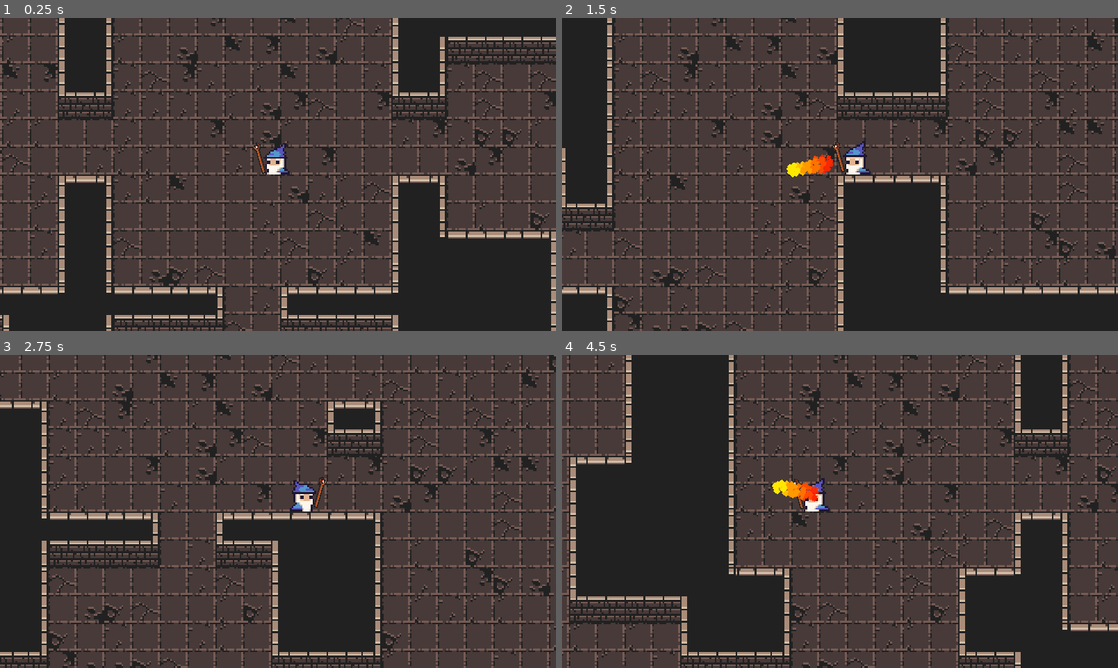
Above: before the commit, frames 1-4 (two rows, left to right).
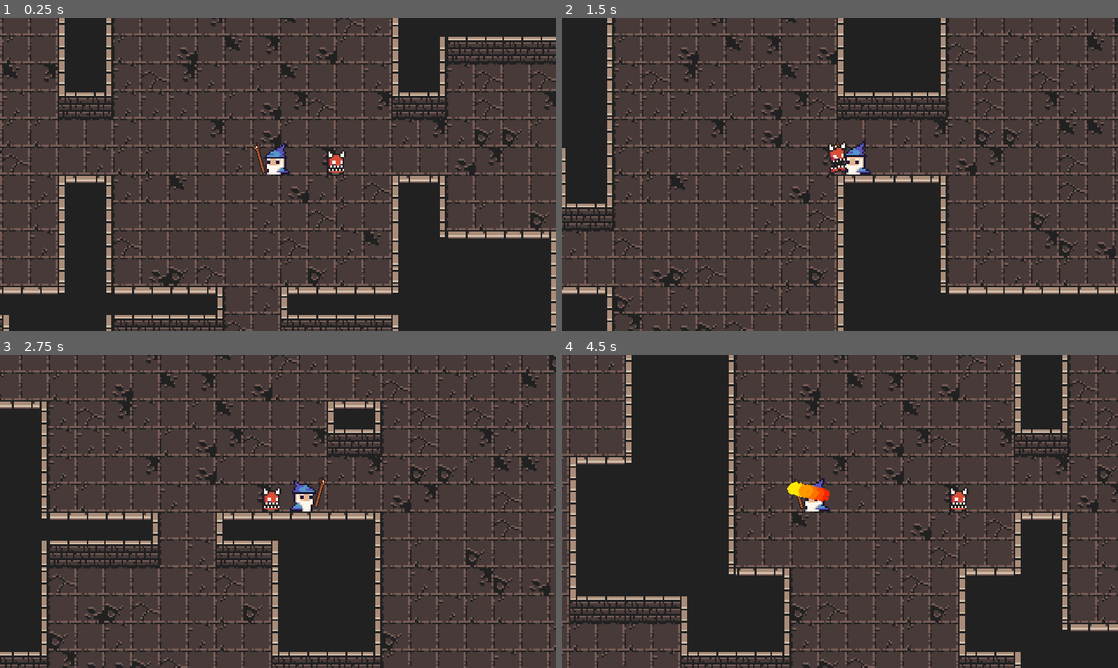
Above: after the commit, the same moments.

Repository: Erdandrej/Dungeoneers
Game: Godot game, scene res://Dungeon/World.tscn
Two runs of this game, one before a commit and one after it. Both use one fixed random seed, a clock stepped at 60 frames per second and the inputs below.
Inputs (mouse positions are in pixels of both pictures, inside the frame that each line leads up to):
- Up to frame 1 (0.25 s): no input
- Up to frame 2 (1.5 s): tap Enter (ui_accept) at 0.5, 0.77 s; move the mouse to (962, 158) at 0.52 s; press the mouse at (962, 158) at 0.53 s; hold D (right) 0.53-1.28 s; move the mouse to (728, 190) at 1.27 s; release the mouse at (728, 190) at 1.28 s; hold S (down) from 1.28 s (still down); click (728, 190) at 1.35 s
- Up to frame 3 (2.75 s): tap Enter (ui_accept) at 1.52 s; move the mouse to (333, 442) at 2.02 s; release S (down) at 2.03 s; press the mouse at (333, 442) at 2.03 s; hold D (right) from 2.03 s (still down)
- Up to frame 4 (4.5 s): move the mouse to (812, 574) at 2.77 s; release D (right) at 2.78 s; release the mouse at (812, 574) at 2.78 s; hold W (up) 2.78-3.53 s; click (812, 574) at 2.85 s; tap Enter (ui_accept) at 3.02, 3.77 s; move the mouse to (1006, 558) at 3.52 s; press the mouse at (1006, 558) at 3.53 s; hold A (left) from 3.53 s (still down); move the mouse to (673, 464) at 4.27 s; release the mouse at (673, 464) at 4.28 s; click (673, 464) at 4.35 s

The runs differ from the first frame. In frame 1, 0.2% of the frame differs, in the area x 58-63%, y 42-50%; in frame 2, 0.6%; in frame 3, 0.2%; in frame 4, 0.6%, in the area x 37-74%, y 39-50%.

Commit message:
Add enemy and hurtbox

Diff:
--- a/Dungeoneers/Dungeon/World.tscn
+++ b/Dungeoneers/Dungeon/World.tscn
@@ -1,9 +1,10 @@
-[gd_scene load_steps=54 format=2]
+[gd_scene load_steps=55 format=2]
 
 [ext_resource path="res://Dungeon/tileset.png" type="Texture" id=1]
 [ext_resource path="res://Dungeon/World.gd" type="Script" id=2]
 [ext_resource path="res://Dungeon/RandomLevelGenTileset.png" type="Texture" id=3]
 [ext_resource path="res://Player/Player.tscn" type="PackedScene" id=4]
+[ext_resource path="res://Enemies/Enemy.tscn" type="PackedScene" id=5]
 
 [sub_resource type="TileSet" id=1]
 0/name = "Back_Tiles"
@@ -501,6 +502,9 @@
 [node name="RemoteTransform2D" type="RemoteTransform2D" parent="Player"]
 remote_path = NodePath("../../Player_Camera")
 
+[node name="Enemy" parent="." instance=ExtResource( 5 )]
+position = Vector2( 672, 384 )
+
 [node name="Player_Camera" type="Camera2D" parent="."]
 position = Vector2( 640, 384 )
 current = true
--- /dev/null
+++ b/Dungeoneers/Enemies/Enemy.gd
@@ -0,0 +1,24 @@
+extends KinematicBody2D
+
+export var health = 4
+
+onready var animatedSprite = $AnimatedSprite
+onready var hurtbox = $Hurtbox
+onready var blinkAnimationPlayer = $BlinkAnimationPlayer
+
+func _ready():
+	animatedSprite.play("Idle")
+
+func _on_Hurtbox_area_entered(area):
+	animatedSprite.play("Hurt")
+	health -= area.damage
+	if health <= 0:
+		queue_free()
+	hurtbox.start_invincibility(0.5)
+
+func _on_Hurtbox_invincibility_started():
+	blinkAnimationPlayer.play("Start")
+
+func _on_Hurtbox_invincibility_ended():
+	animatedSprite.play("Idle")
+	blinkAnimationPlayer.play("Stop")
--- /dev/null
+++ b/Dungeoneers/Enemies/Enemy.tscn
@@ -0,0 +1,133 @@
+[gd_scene load_steps=18 format=2]
+
+[ext_resource path="res://Enemies/demon_medium_2.png" type="Texture" id=1]
+[ext_resource path="res://Overlap/Hitbox.tscn" type="PackedScene" id=2]
+[ext_resource path="res://Overlap/Hurtbox.tscn" type="PackedScene" id=3]
+[ext_resource path="res://Enemies/Enemy.gd" type="Script" id=4]
+[ext_resource path="res://Effects/Blink.shader" type="Shader" id=5]
+
+[sub_resource type="ShaderMaterial" id=10]
+shader = ExtResource( 5 )
+shader_param/active = false
+
+[sub_resource type="AtlasTexture" id=1]
+atlas = ExtResource( 1 )
+region = Rect2( 0, 0, 16, 32 )
+
+[sub_resource type="AtlasTexture" id=2]
+atlas = ExtResource( 1 )
+region = Rect2( 16, 0, 16, 32 )
+
+[sub_resource type="AtlasTexture" id=3]
+atlas = ExtResource( 1 )
+region = Rect2( 32, 0, 16, 32 )
+
+[sub_resource type="AtlasTexture" id=4]
+atlas = ExtResource( 1 )
+region = Rect2( 48, 0, 16, 32 )
+
+[sub_resource type="AtlasTexture" id=9]
+atlas = ExtResource( 1 )
+region = Rect2( 128, 0, 16, 32 )
+
+[sub_resource type="SpriteFrames" id=5]
+animations = [ {
+"frames": [ SubResource( 1 ), SubResource( 2 ), SubResource( 3 ), SubResource( 4 ) ],
+"loop": true,
+"name": "Idle",
+"speed": 8.0
+}, {
+"frames": [ SubResource( 9 ) ],
+"loop": true,
+"name": "Hurt",
+"speed": 5.0
+} ]
+
+[sub_resource type="CapsuleShape2D" id=6]
+radius = 4.0
+height = 6.0
+
+[sub_resource type="CapsuleShape2D" id=7]
+radius = 4.0
+height = 6.0
+
+[sub_resource type="CapsuleShape2D" id=8]
+radius = 5.0
+height = 4.97001
+
+[sub_resource type="Animation" id=11]
+resource_name = "Start"
+length = 0.2
+loop = true
+tracks/0/type = "value"
+tracks/0/path = NodePath("AnimatedSprite:material:shader_param/active")
+tracks/0/interp = 1
+tracks/0/loop_wrap = true
+tracks/0/imported = false
+tracks/0/enabled = true
+tracks/0/keys = {
+"times": PoolRealArray( 0, 0.1 ),
+"transitions": PoolRealArray( 1, 1 ),
+"update": 1,
+"values": [ true, false ]
+}
+
+[sub_resource type="Animation" id=12]
+resource_name = "Stop"
+length = 0.1
+tracks/0/type = "value"
+tracks/0/path = NodePath("AnimatedSprite:material:shader_param/active")
+tracks/0/interp = 1
+tracks/0/loop_wrap = true
+tracks/0/imported = false
+tracks/0/enabled = true
+tracks/0/keys = {
+"times": PoolRealArray( 0 ),
+"transitions": PoolRealArray( 1 ),
+"update": 1,
+"values": [ false ]
+}
+
+[node name="Enemy" type="KinematicBody2D"]
+collision_layer = 4
+script = ExtResource( 4 )
+
+[node name="AnimatedSprite" type="AnimatedSprite" parent="."]
+material = SubResource( 10 )
+position = Vector2( 0, -16 )
+frames = SubResource( 5 )
+animation = "Hurt"
+
+[node name="CollisionShape2D" type="CollisionShape2D" parent="."]
+visible = false
+position = Vector2( 0, -7 )
+shape = SubResource( 6 )
+
+[node name="Hitbox" parent="." instance=ExtResource( 2 )]
+visible = false
+collision_layer = 4
+collision_mask = 8
+
+[node name="CollisionShape2D" parent="Hitbox" index="0"]
+position = Vector2( 0, -8 )
+shape = SubResource( 7 )
+
+[node name="Hurtbox" parent="." instance=ExtResource( 3 )]
+visible = false
+collision_layer = 16
+collision_mask = 0
+
+[node name="CollisionShape2D" parent="Hurtbox" index="0"]
+position = Vector2( 0, -7.5 )
+shape = SubResource( 8 )
+
+[node name="BlinkAnimationPlayer" type="AnimationPlayer" parent="."]
+anims/Start = SubResource( 11 )
+anims/Stop = SubResource( 12 )
+[connection signal="area_entered" from="Hurtbox" to="." method="_on_Hurtbox_area_entered"]
+[connection signal="invincibility_ended" from="Hurtbox" to="." method="_on_Hurtbox_invincibility_ended"]
+[connection signal="invincibility_started" from="Hurtbox" to="." method="_on_Hurtbox_invincibility_started"]
+
+[editable path="Hitbox"]
+
+[editable path="Hurtbox"]
--- a/Dungeoneers/Player/Player.gd
+++ b/Dungeoneers/Player/Player.gd
@@ -1,6 +1,6 @@
 extends KinematicBody2D
 
-export var HEALTH = 3
+export var health = 3
 export var ACCELERATION = 500
 export var MAX_SPEED = 80
 export var FRICTION = 500
@@ -10,7 +10,6 @@
 
 onready var sprite = $Sprite
 onready var pivot = $Weapon_Pivot
-onready var cast_point = $Weapon_Pivot/Sprite/Cast_Point
 onready var hurtbox = $Hurtbox
 onready var animationPlayer = $AnimationPlayer
 onready var blinkAnimationPlayer = $BlinkAnimationPlayer
@@ -39,15 +38,17 @@
 	if event.is_action_pressed("cast"):
 		var projectile = preload("res://Projectiles/Projectile.tscn").instance()
 		get_parent().add_child(projectile)
-		projectile.shoot(cast_point.global_position)
+		projectile.shoot(pivot.global_position)
 
 func h_flip(scale_x):
 	sprite.scale.x = scale_x
 	pivot.scale.x = scale_x
 
 func _on_Hurtbox_area_entered(area):
-	HEALTH -= area.damage
-	hurtbox.start_invincibility(0.25)
+	health -= area.damage
+	if health <= 0:
+		queue_free()
+	hurtbox.start_invincibility(1)
 
 func _on_Hurtbox_invincibility_started():
 	blinkAnimationPlayer.play("Start")
--- a/Dungeoneers/Player/Player.tscn
+++ b/Dungeoneers/Player/Player.tscn
@@ -6,20 +6,19 @@
 [ext_resource path="res://Overlap/Hurtbox.tscn" type="PackedScene" id=4]
 [ext_resource path="res://Effects/Blink.shader" type="Shader" id=5]
 
-[sub_resource type="ShaderMaterial" id=5]
+[sub_resource type="ShaderMaterial" id=1]
 shader = ExtResource( 5 )
 shader_param/active = false
 
-[sub_resource type="CapsuleShape2D" id=1]
+[sub_resource type="CapsuleShape2D" id=2]
 radius = 4.0
 height = 8.0
 
-[sub_resource type="CapsuleShape2D" id=6]
+[sub_resource type="CapsuleShape2D" id=3]
 radius = 4.0
 height = 4.0
 
-[sub_resource type="Animation" id=2]
-resource_name = "Idle"
+[sub_resource type="Animation" id=4]
 length = 0.4
 loop = true
 tracks/0/type = "value"
@@ -59,8 +58,7 @@
 "values": [ 15.6867, 15.6867, 15.6867, 15.6867 ]
 }
 
-[sub_resource type="Animation" id=3]
-resource_name = "Run"
+[sub_resource type="Animation" id=5]
 length = 0.4
 loop = true
 tracks/0/type = "value"
@@ -100,12 +98,12 @@
 "values": [ 15.6867, 15.6867, 15.6867, 15.6867 ]
 }
 
-[sub_resource type="Animation" id=7]
+[sub_resource type="Animation" id=11]
 resource_name = "Start"
 length = 0.2
 loop = true
 tracks/0/type = "value"
-tracks/0/path = NodePath("Sprite:material:shader_param/active")
+tracks/0/path = NodePath("AnimatedSprite:material:shader_param/active")
 tracks/0/interp = 1
 tracks/0/loop_wrap = true
 tracks/0/imported = false
@@ -117,11 +115,11 @@
 "values": [ true, false ]
 }
 
-[sub_resource type="Animation" id=8]
+[sub_resource type="Animation" id=12]
 resource_name = "Stop"
 length = 0.1
 tracks/0/type = "value"
-tracks/0/path = NodePath("Sprite:material:shader_param/active")
+tracks/0/path = NodePath("AnimatedSprite:material:shader_param/active")
 tracks/0/interp = 1
 tracks/0/loop_wrap = true
 tracks/0/imported = false
@@ -146,11 +144,8 @@
 scale = Vector2( 0.6, 0.6 )
 texture = ExtResource( 3 )
 
-[node name="Cast_Point" type="Position2D" parent="Weapon_Pivot/Sprite"]
-position = Vector2( -0.252706, 5.2644 )
-
 [node name="Sprite" type="Sprite" parent="."]
-material = SubResource( 5 )
+material = SubResource( 1 )
 position = Vector2( 0, -16 )
 texture = ExtResource( 2 )
 hframes = 9
@@ -166,15 +161,15 @@
 
 [node name="CollisionShape2D" parent="Hurtbox" index="0"]
 position = Vector2( 0, -8 )
-shape = SubResource( 6 )
+shape = SubResource( 3 )
 
 [node name="AnimationPlayer" type="AnimationPlayer" parent="."]
-anims/Idle = SubResource( 2 )
-anims/Run = SubResource( 3 )
+anims/Idle = SubResource( 4 )
+anims/Run = SubResource( 5 )
 
 [node name="BlinkAnimationPlayer" type="AnimationPlayer" parent="."]
-anims/Start = SubResource( 7 )
-anims/Stop = SubResource( 8 )
+anims/Start = SubResource( 11 )
+anims/Stop = SubResource( 12 )
 [connection signal="area_entered" from="Hurtbox" to="." method="_on_Hurtbox_area_entered"]
 [connection signal="invincibility_ended" from="Hurtbox" to="." method="_on_Hurtbox_invincibility_ended"]
 [connection signal="invincibility_started" from="Hurtbox" to="." method="_on_Hurtbox_invincibility_started"]
--- a/Dungeoneers/Projectiles/Projectile.tscn
+++ b/Dungeoneers/Projectiles/Projectile.tscn
@@ -17,13 +17,12 @@
 [sub_resource type="GradientTexture" id=4]
 gradient = SubResource( 3 )
 
-[sub_resource type="ParticlesMaterial" id=7]
+[sub_resource type="ParticlesMaterial" id=5]
 emission_shape = 1
 emission_sphere_radius = 3.0
 flag_disable_z = true
 direction = Vector3( 0, 0, 0 )
 gravity = Vector3( 0, 0, 0 )
-initial_velocity = 35.0
 angular_velocity = 350.0
 orbit_velocity = 0.0
 orbit_velocity_random = 0.0
@@ -44,20 +43,20 @@
 
 [node name="Shape" type="CollisionShape2D" parent="."]
 visible = false
-shape = SubResource( 2 )
+shape = SubResource( 1 )
 
 [node name="Hitbox" parent="." instance=ExtResource( 2 )]
 collision_layer = 32
 collision_mask = 17
 
 [node name="CollisionShape2D" parent="Hitbox" index="0"]
-shape = SubResource( 1 )
+shape = SubResource( 2 )
 
 [node name="Particles2D" type="Particles2D" parent="."]
-amount = 150
+amount = 200
 lifetime = 0.1
 local_coords = false
-process_material = SubResource( 7 )
+process_material = SubResource( 5 )
 [connection signal="area_entered" from="Hitbox" to="." method="_on_Hitbox_area_entered"]
 [connection signal="body_entered" from="Hitbox" to="." method="_on_Hitbox_body_entered"]
 
Binary file added: Dungeoneers/Enemies/demon_medium_2.png
Not shown, added: Dungeoneers/Enemies/demon_medium_2.png.import
Not shown: 1 places in Dungeoneers/Player/Player.tscn that only renumber resources
Not shown: 1 places in Dungeoneers/Projectiles/Projectile.tscn that only renumber resources
